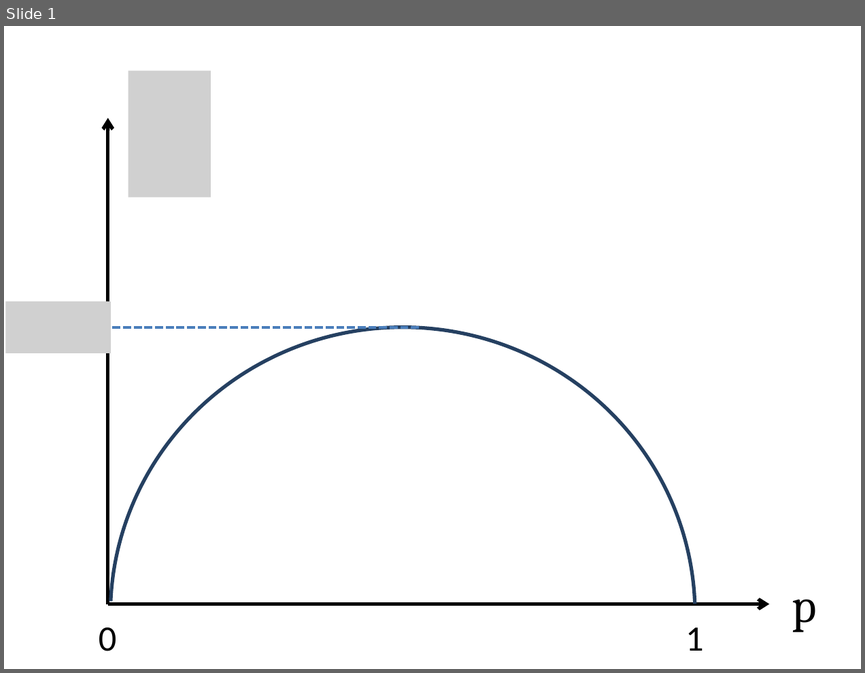
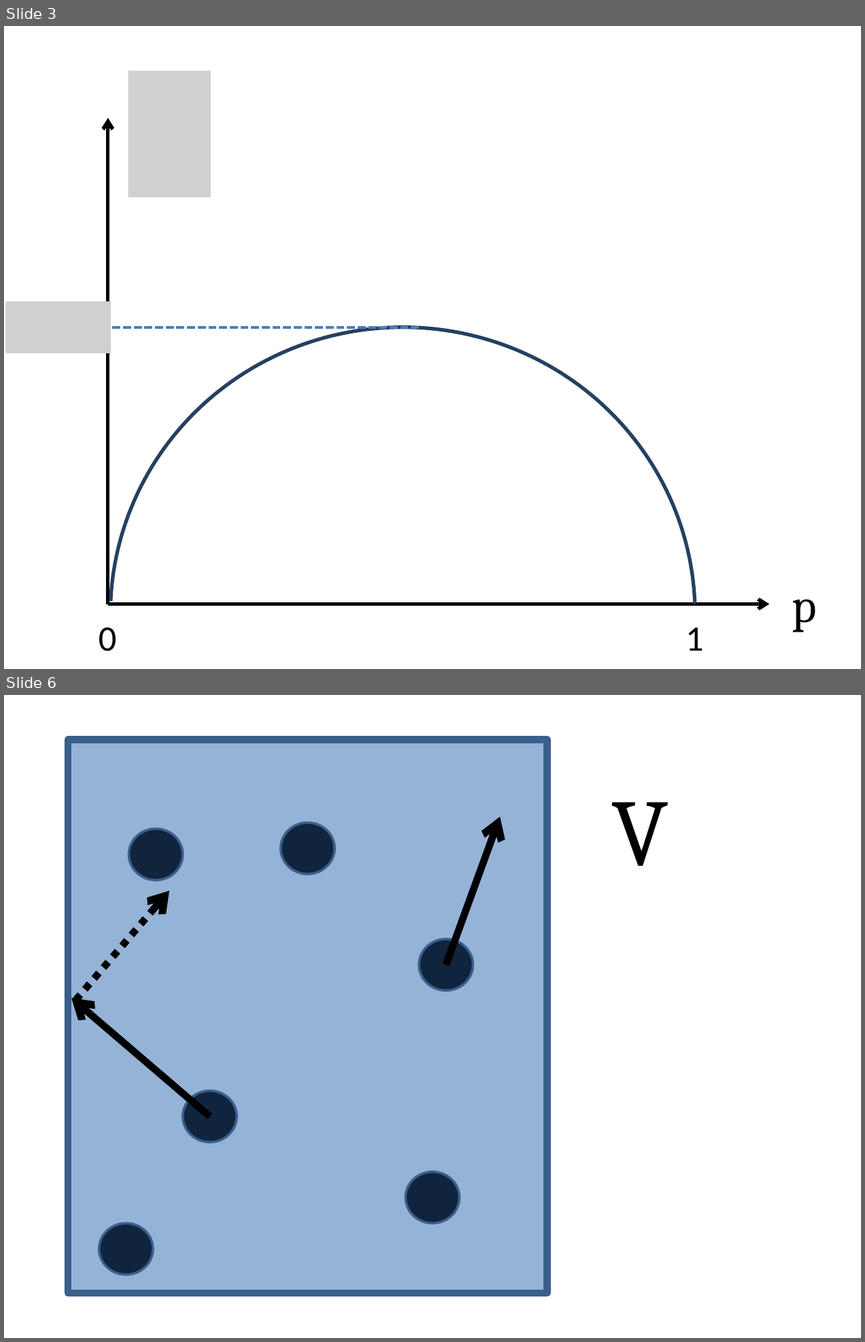
Before and after one commit to sophiahenckell/HIWI_Computersimulation, a slide deck: Bilder.pptx. Shown one above the other, each under a label of ours: slide 1 before the commit, slides 3 and 6 after it; the slides between them are not shown. The pictures are 865x673 and 865x1342 pixels, drawn with LibreOffice and Linux fonts; fonts in the diff are those of the drawing; grey boxes stand for pictures. Boxes give left, top, right and bottom in pixels: in the first picture for what was removed or moved away, otherwise in the second. Text is boxed around its words. In the diff, an @@ line names an element or a change of style, - is before the commit and + after.

```diff
--- a/Bilder.pptx
+++ b/Bilder.pptx
@@ slide 6 added at (4,695,861,1338), background #FFFFFF @@
@@ rectangle added at (68,740,547,1293), fill #95B3D7, outline #3A5F8C 6 pt @@
@@ arrow added from (446, 965) to (500, 817), #000000 6 pt @@
@@ text added at (611,802,668,866), 80 pt, text #000000 @@
+V
@@ ellipse added at (129,829,183,880), fill #0F243E, outline #3A5F8C 2 pt @@
@@ ellipse added at (281,823,334,874), fill #0F243E, outline #3A5F8C 2 pt @@
@@ arrow added from (76, 1000) to (169, 890), #000000 6 pt dashed @@
@@ ellipse added at (419,939,473,991), fill #0F243E, outline #3A5F8C 2 pt @@
@@ arrow added from (209, 1117) to (72, 998), #000000 6 pt @@
@@ ellipse added at (183,1091,237,1142), fill #0F243E, outline #3A5F8C 2 pt @@
@@ ellipse added at (406,1172,460,1223), fill #0F243E, outline #3A5F8C 2 pt @@
@@ ellipse added at (99,1223,153,1274), fill #0F243E, outline #3A5F8C 2 pt @@
@@ what was slide 1 is now slide 3 @@
```
Also in this commit, not shown: 26 other slides added, 5 other files.
